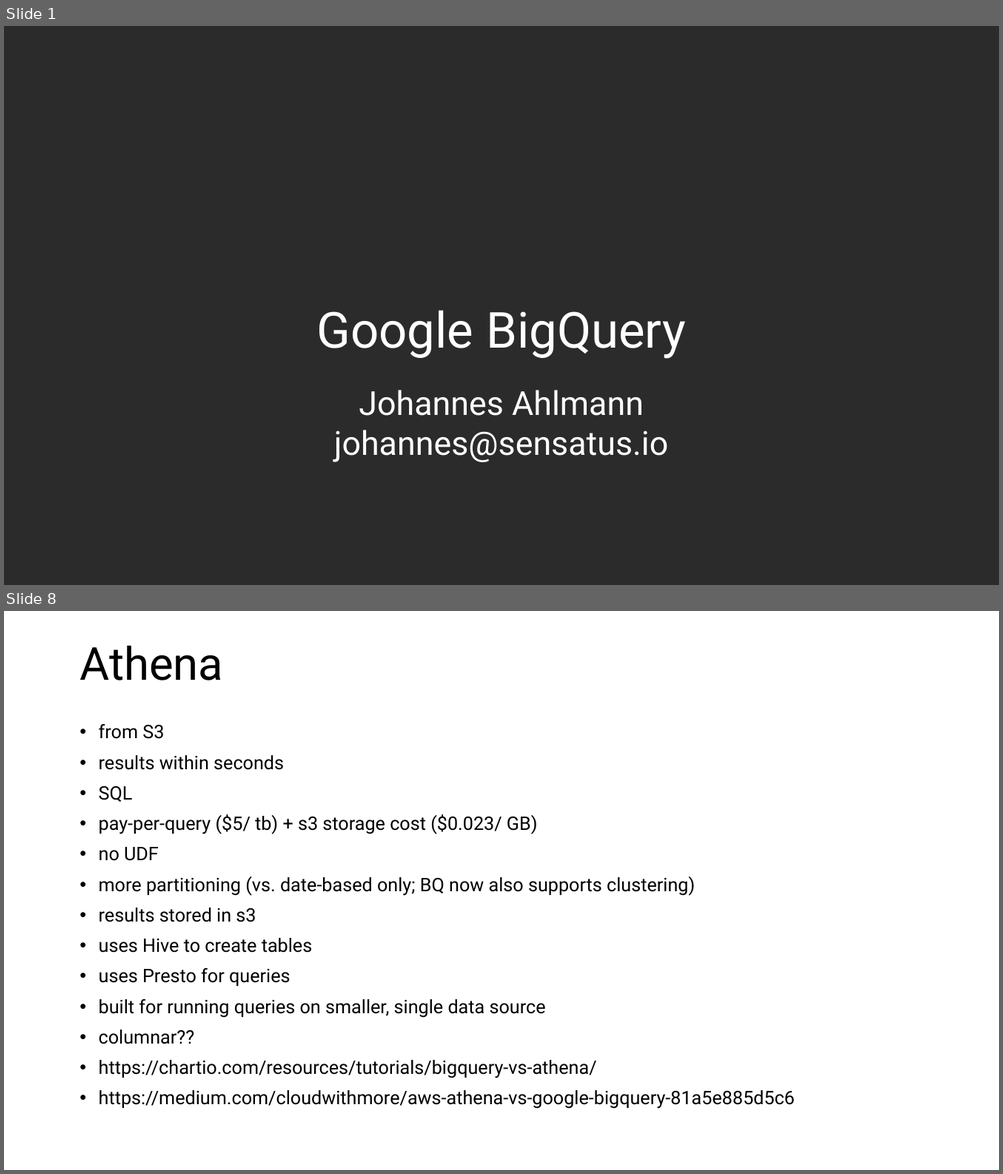
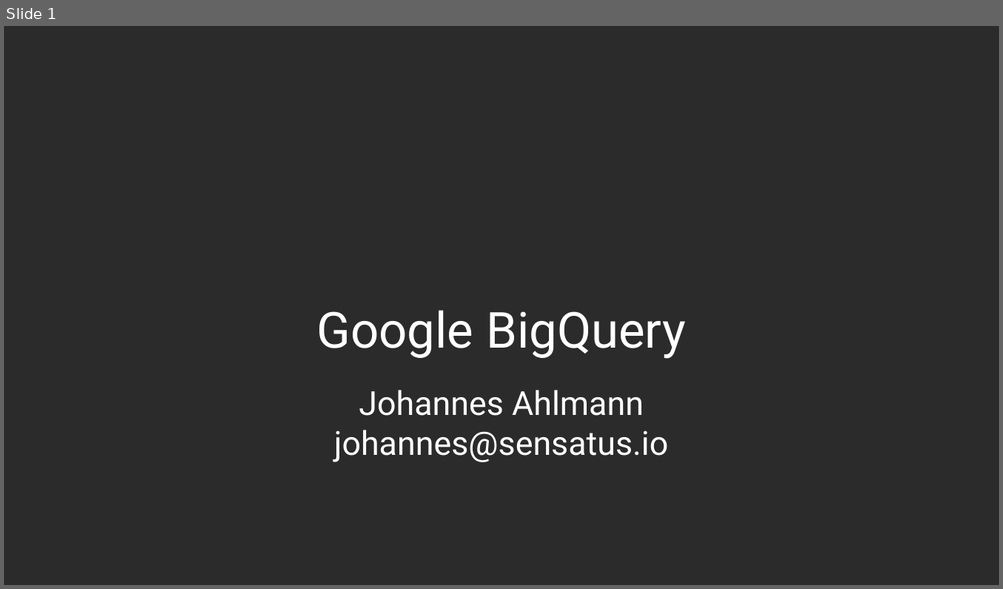
Before and after one commit to codinguncut/devfest-bigquery, a slide deck: 2019-11-28 - GDG Cork DevFest - Google BigQuery.pptx. Shown one above the other, each under a label of ours: slides 1 and 8 before the commit, slide 1 after it; the slides between them are not shown. The pictures are 1003x1174 and 1003x589 pixels, drawn with LibreOffice and Linux fonts; fonts in the diff are those of the drawing; background and template pictures are left out; a plain dark background stands for a picture behind light text. Boxes give left, top, right and bottom in pixels: in the first picture for what was removed or moved away, otherwise in the second. Text is boxed around its words. In the diff, an @@ line names an element or a change of style, - is before the commit and + after.

```diff
--- a/2019-11-28 - GDG Cork DevFest - Google BigQuery.pptx
+++ b/2019-11-28 - GDG Cork DevFest - Google BigQuery.pptx
@@ slide 8 removed at [4, 611, 999, 1170], background #FFFFFF @@
@@ title removed at [79, 645, 223, 681] @@
-Athena
@@ text removed at [99, 724, 794, 1109] @@
-• from S3
-• results within seconds
-• SQL
-• pay-per-query ($5/ tb) + s3 storage cost ($0.023/ GB)
-• no UDF
-• more partitioning (vs. date-based only; BQ now also supports clustering)
-• results stored in s3
-• uses Hive to create tables
-• uses Presto for queries
-• built for running queries on smaller, single data source
-• columnar??
-• https://chartio.com/resources/tutorials/bigquery-vs-athena/
-• https://medium.com/cloudwithmore/aws-athena-vs-google-bigquery-81a5e885d5c6
```
Also in this commit, not shown: 7 slides changed, 1 slide added, 2 other files.
